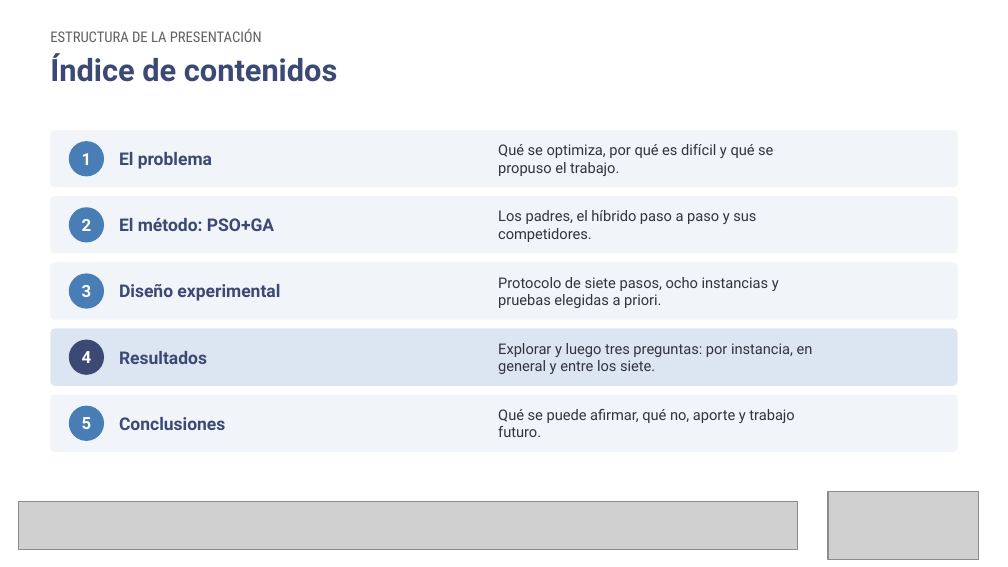
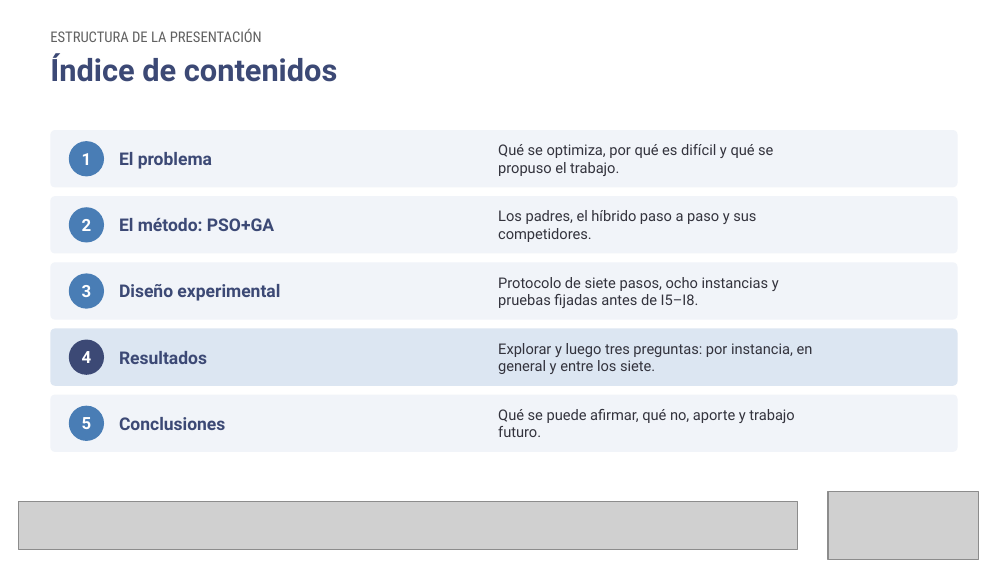
Before and after one commit to TanoOliva/H2-HRES-METAHEURISTICS-METHODS, a slide deck: slide 2 of presentacion/Presentacion_defensa_tesis_LOliva_v3.pptx. Drawn at 1008x567 pixels with LibreOffice and Linux fonts; fonts in the diff are those of the drawing; grey boxes stand for pictures. Boxes give left, top, right and bottom in pixels: in the first picture for what was removed or moved away, otherwise in the second. Text is boxed around its words. In the diff, an @@ line names an element or a change of style, - is before the commit and + after.

```diff
--- a/presentacion/Presentacion_defensa_tesis_LOliva_v3.pptx
+++ b/presentacion/Presentacion_defensa_tesis_LOliva_v3.pptx
@@ text at [498,277,779,308]: text changed @@
-Protocolo de siete pasos, ocho instancias y pruebas elegidas a priori.
+Protocolo de siete pasos, ocho instancias y pruebas fijadas antes de I5–I8.
```
Also in this commit, not shown: 2 other slides changed, 15 other files.
